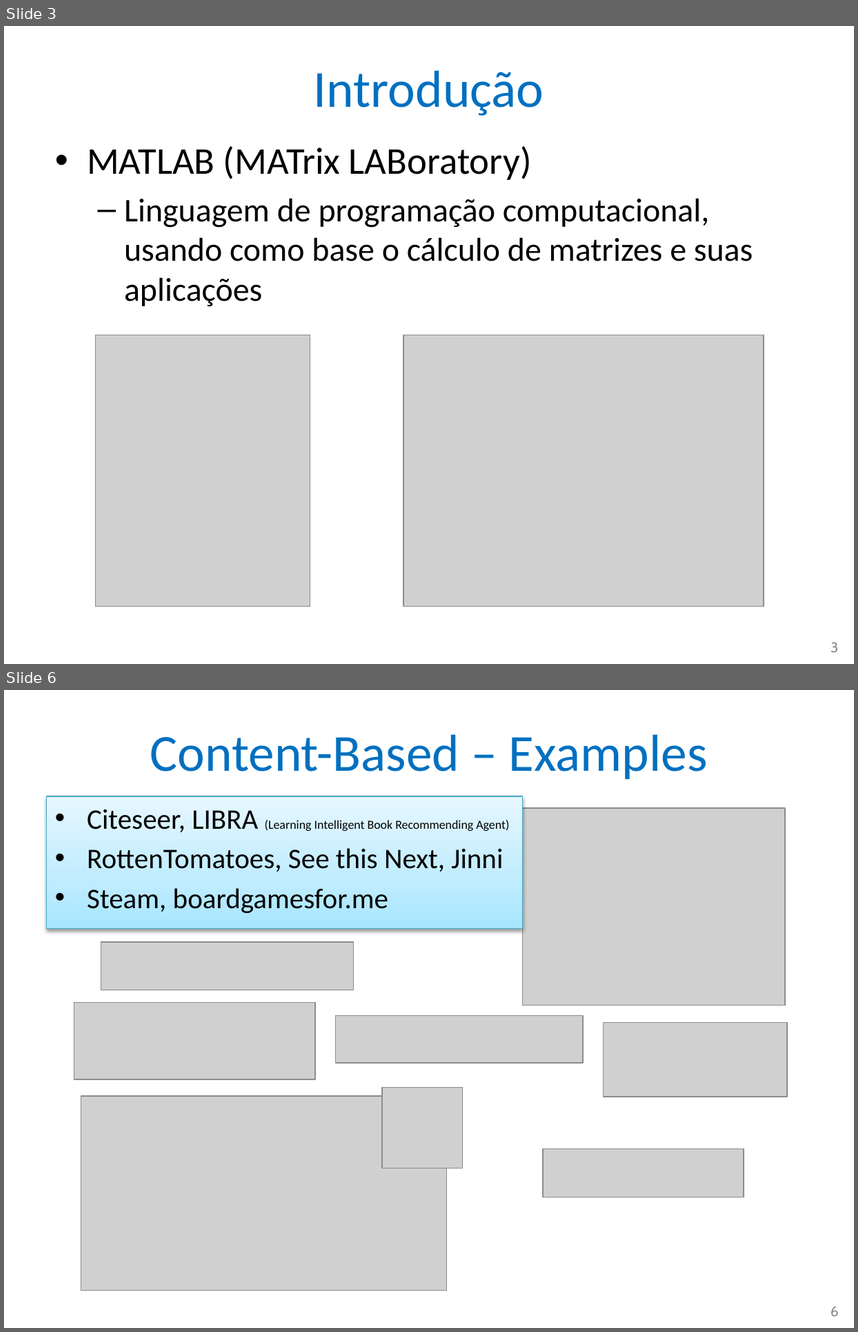
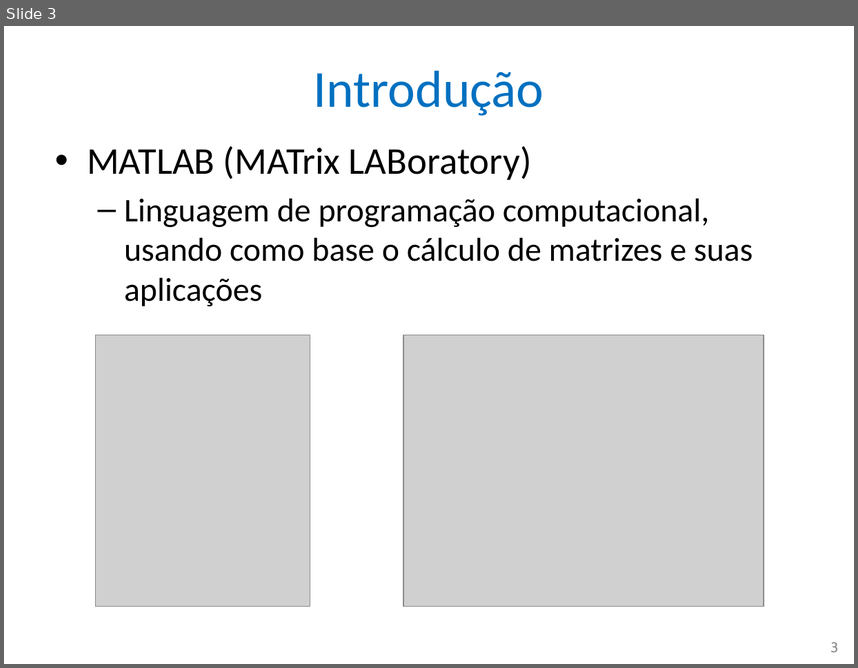
Before and after one commit to nascimentolwtn/INPE-CAP-385_DesenvolvimentoFrameworks, a slide deck: CAP385-00-Presentations/01-MATLAB xUnit Test Framework.pptx. Shown one above the other, each under a label of ours: slides 3 and 6 before the commit, slide 3 after it; the slides between them are not shown. The pictures are 858x1332 and 858x668 pixels, drawn with LibreOffice and Linux fonts; fonts in the diff are those of the drawing; grey boxes stand for pictures. Boxes give left, top, right and bottom in pixels: in the first picture for what was removed or moved away, otherwise in the second. Text is boxed around its words. In the diff, an @@ line names an element or a change of style, - is before the commit and + after.

```diff
--- a/CAP385-00-Presentations/01-MATLAB xUnit Test Framework.pptx
+++ b/CAP385-00-Presentations/01-MATLAB xUnit Test Framework.pptx
@@ slide 6 removed at [4,690,854,1328], background #FFFFFF @@
@@ title removed at [150,734,708,779] @@
-Content-Based – Examples
@@ text removed at [47,796,523,929] @@
-• Citeseer, LIBRA (Learning Intelligent Book Recommending Agent)
-• RottenTomatoes, See this Next, Jinni
-• Steam, boardgamesfor.me
@@ picture removed at [523,808,785,1005] @@
@@ picture removed at [101,942,353,989] @@
@@ picture removed at [74,1002,315,1079] @@
@@ picture removed at [335,1016,583,1063] @@
@@ picture removed at [604,1023,788,1096] @@
@@ picture removed at [81,1096,447,1290] @@
@@ picture removed at [382,1087,462,1167] @@
@@ picture removed at [543,1148,744,1196] @@
@@ page number removed at [831,1306,839,1316] @@
-6
```
Also in this commit, not shown: 6 slides added, 2 other slides removed.
